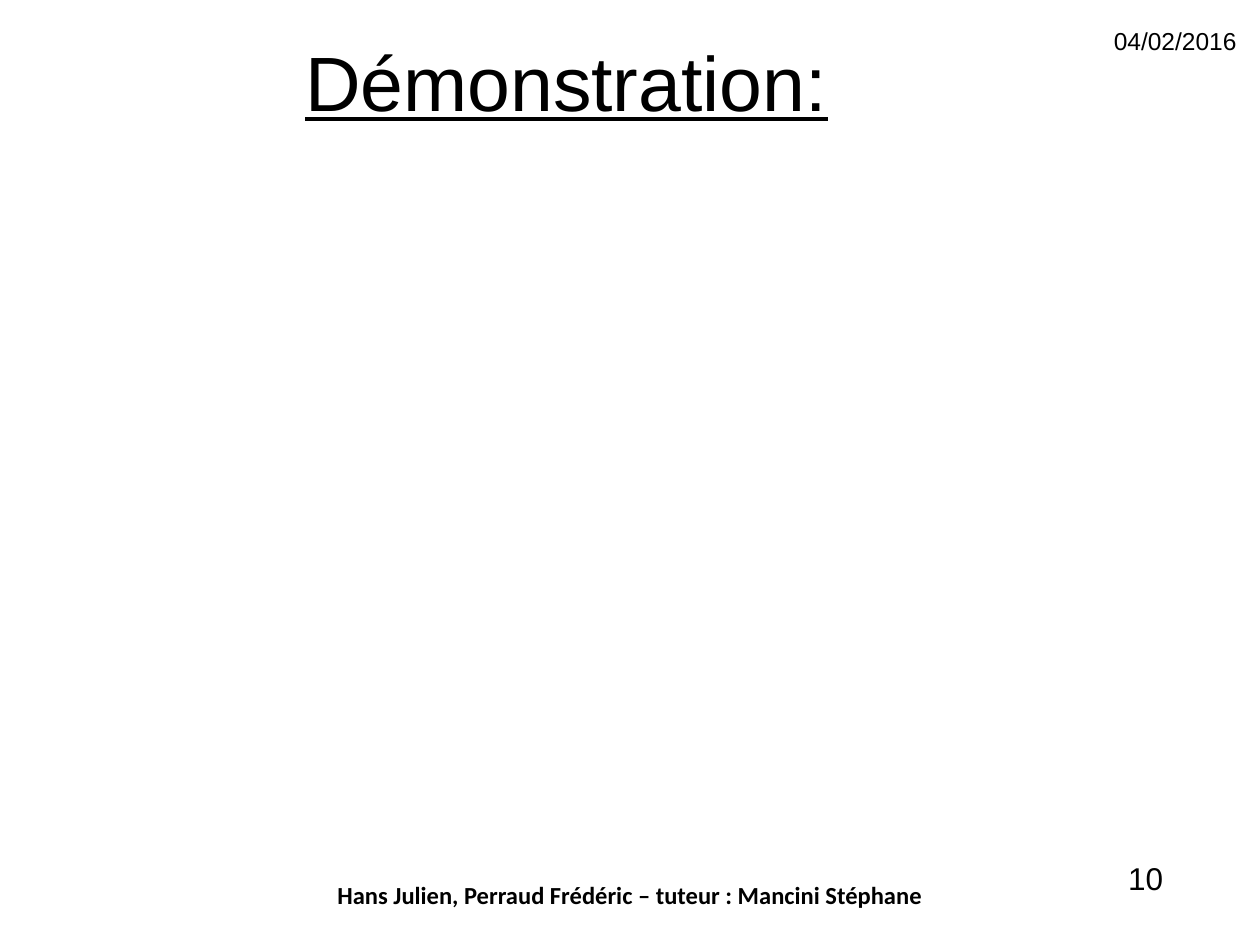
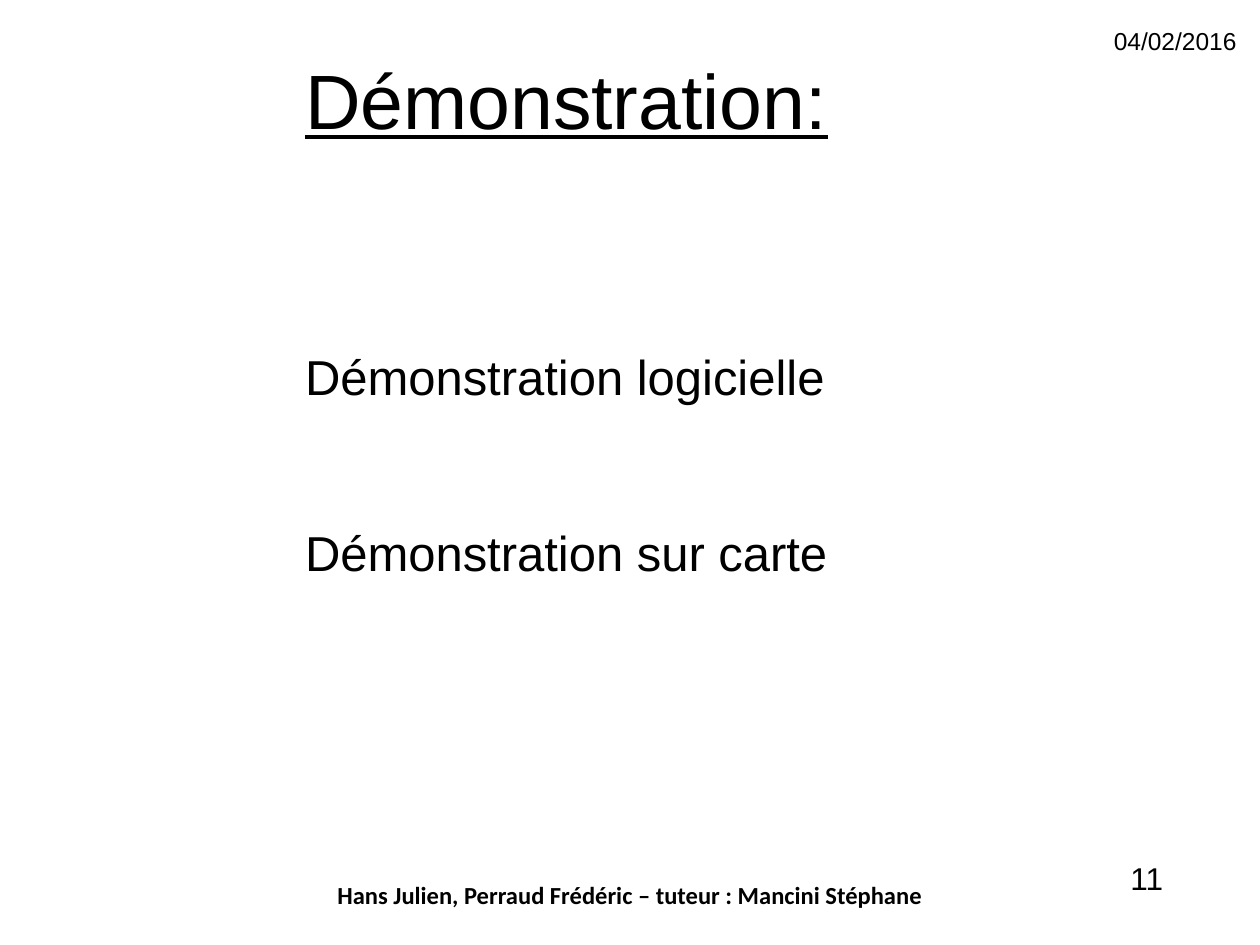
Before and after one commit to golgoth13/HOG_prohect, a slide deck: slide 11 of Presentation/presentation.pptx (slide 10 before the commit). Drawn at 1260x945 pixels with LibreOffice and Linux fonts; fonts in the diff are those of the drawing; background and template pictures are left out. Boxes give left, top, right and bottom in pixels: in the first picture for what was removed or moved away, otherwise in the second. Text is boxed around its words. In the diff, an @@ line names an element or a change of style, - is before the commit and + after.

```diff
--- a/Presentation/presentation.pptx
+++ b/Presentation/presentation.pptx
@@ text "Démonstration:" at [305,72,827,572]: vertical alignment bottom to top @@
@@ text at [305,359,827,572]: paragraphs added @@
+Démonstration logicielle
+Démonstration sur carte
@@ page number at [1130,868,1163,890]: text changed @@
-10
+11
```
Also in this commit, not shown: 1 slide added, 1 other file.
